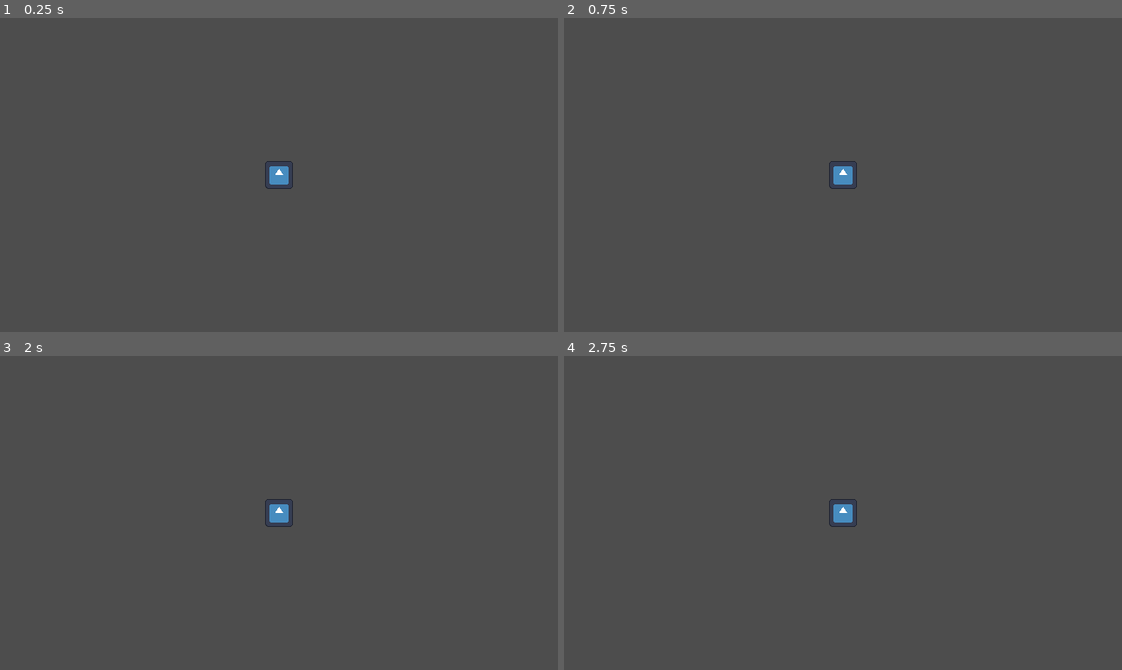
Above: before the commit, frames 1-4 (two rows, left to right).
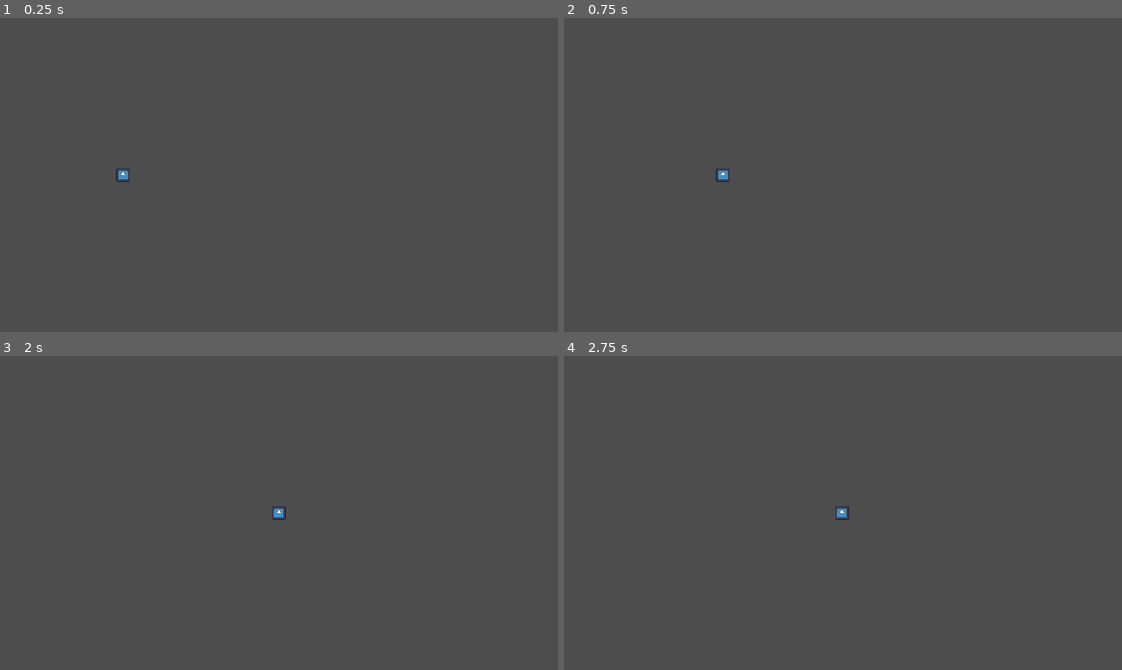
Above: after the commit, the same moments.

Repository: dyriusdev/cade_minha_folhica
Game: Godot game, scene res://src/scenes/test.tscn
Two runs of this game, one before a commit and one after it. Both use one fixed random seed, a clock stepped at 60 frames per second and the inputs below. This scene is started directly instead of the project's main scene. The engine's default icon, where the game draws it, is replaced by a stand-in: a white triangle on a blue panel in a dark square.
Inputs:
- Up to frame 1 (0.25 s): no input
- Up to frame 2 (0.75 s): tap Enter at 0.5 s; hold D (walk_right) from 0.53 s (still down)
- Up to frame 3 (2 s): keep holding D (walk_right); tap Space (act_jump) at 0.77, 1.52 s
- Up to frame 4 (2.75 s): tap Space (act_jump) at 2 s; release D (walk_right) at 2.03 s; hold A (walk_left) from 2.03 s (still down)

The runs differ from the first frame. In frame 1, 0.3% of the frame differs, in the area x 20-53%, y 45-55%; in frame 2, 0.3%, in the area x 27-53%, y 45-55%; in frame 3, 0.2%; in frame 4, 0.2%.

Commit message:
Implementação da camera

Diff:
--- a/src/scenes/characters/player.tscn
+++ b/src/scenes/characters/player.tscn
@@ -20,6 +20,14 @@
 [node name="Collision" type="CollisionShape2D" parent="."]
 shape = SubResource("RectangleShape2D_4lg6j")
 
+[node name="Cam" type="Camera2D" parent="."]
+limit_left = 0
+drag_left_margin = 0.3
+drag_top_margin = 0.3
+drag_right_margin = 0.3
+drag_bottom_margin = 0.3
+editor_draw_drag_margin = true
+
 [node name="Animation" type="AnimationPlayer" parent="."]
 
 [node name="Tree" type="AnimationTree" parent="."]
--- a/src/scenes/test.tscn
+++ b/src/scenes/test.tscn
@@ -9,6 +9,3 @@
 
 [node name="Player" parent="." instance=ExtResource("1_hip36")]
 position = Vector2(141, 80)
-
-[node name="Camera2D" type="Camera2D" parent="Player"]
-zoom = Vector2(2, 2)
--- a/src/scenes/utils/game_cam.gd
+++ /dev/null
@@ -1,3 +0,0 @@
-extends Camera2D
-
-@export_node_path("Entity") var target_path : NodePath = ""
--- a/src/scenes/utils/game_cam.tscn
+++ /dev/null
@@ -1,6 +0,0 @@
-[gd_scene load_steps=2 format=3 uid="uid://c2wy112ay8mno"]
-
-[ext_resource type="Script" path="res://src/scenes/utils/game_cam.gd" id="1_komdj"]
-
-[node name="GameCam" type="Camera2D"]
-script = ExtResource("1_komdj")
--- a/src/singletons/Events.gd
+++ b/src/singletons/Events.gd
@@ -4,5 +4,8 @@
 """
 extends Node
 
+@warning_ignore("unused_signal")
 signal start_cutscene
+
+@warning_ignore("unused_signal")
 signal finished_cutscene
